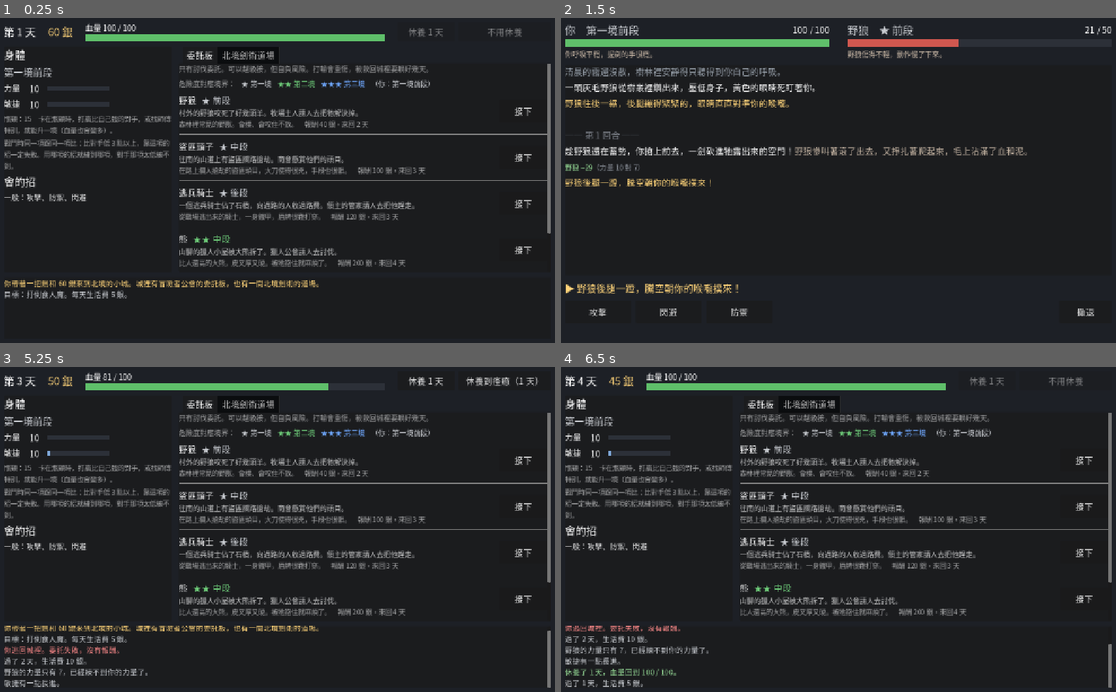
Above: before the commit, frames 1-4 (two rows, left to right).
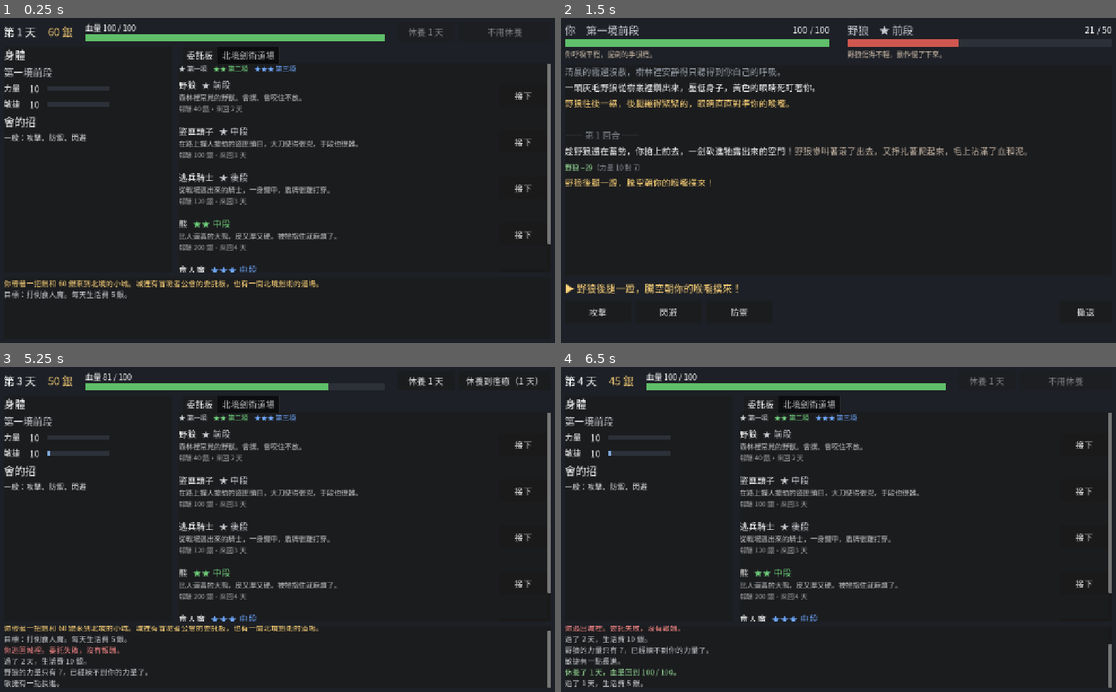
Above: after the commit, the same moments.

Repository: YPY1019/-
Game: Godot game, scene res://main.tscn
Two runs of this game, one before a commit and one after it. Both use one fixed random seed, a clock stepped at 60 frames per second and the inputs below.
Inputs:
- Up to frame 1 (0.25 s): no input
- Up to frame 2 (1.5 s): click "接下" at 0.5 s; click "攻擊" at 1.25 s
- Up to frame 3 (5.25 s): click "閃避" at 2 s; click "防禦" at 2.75 s; click "防禦" at 3.5 s; click "撤退" at 4.25 s; click "回到城裡" at 5 s
- Up to frame 4 (6.5 s): click "休養 1 天" at 5.75 s

The runs differ from the first frame. In frame 1, 10% of the frame differs, in the area x 0-100%, y 14-79%; in frame 2, nothing differs; in frame 3, 10%; in frame 4, 10%.

Commit message:
試玩修正：裂盾斬不能連用；師傅考驗放寬；招式階改叫基礎招／進階招／絕學；畫面說明清掉
Co-Authored-By: Claude Opus 5.5 <noreply@anthropic.com>

Diff:
--- a/冒險者模擬/scripts/battle/battle.gd
+++ b/冒險者模擬/scripts/battle/battle.gd
@@ -62,12 +62,16 @@
 	return ev
 
 
-## 給畫面用：這回合手上的招
+## 給畫面用：這回合手上的招。weak = 這回合會因為數值差太多而失敗（寫哪一項不足）
 func hand_options(actor: Combatant) -> Array:
 	var list := []
+	var foe := _first_alive(enemies)
 	for id in actor.hand:
 		var m: Dictionary = MoveData.MOVES[id]
-		list.append({"id": id, "name": m["name"], "desc": m["desc"], "basic": MoveData.is_basic(id)})
+		var weak := ""
+		if foe != null and resolve(actor, id, foe).get("failed", false):
+			weak = GrowthData.NAMES[m["stat"]] + "不足"
+		list.append({"id": id, "name": m["name"], "desc": m["desc"], "basic": MoveData.is_basic(id), "weak": weak})
 	return list
 
 
@@ -177,6 +181,9 @@
 		else:
 			# 一般招和學來的招放在同一個池子裡抽，沒有永遠都在的招
 			var pool: Array = MoveData.BASIC + ally.adventurer.learned
+			# 收招慢的招（裂盾斬），用完下回合不能再用
+			if not ally.used.is_empty() and MoveData.MOVES[ally.used[-1]].get("no_repeat", false):
+				pool.erase(ally.used[-1])
 			var n := mini(pool.size(), HAND_MAX)
 			if ally.next_status.has("off_balance"):
 				n -= 1
--- a/冒險者模擬/scripts/data/enemy_data.gd
+++ b/冒險者模擬/scripts/data/enemy_data.gd
@@ -257,7 +257,7 @@
 		"hp": 999, "str": 15, "agi": 15, "armor": "light", "traits": [], "pron": "他", "hide_hp": true, "realm": 1,
 		"weapon": "木劍", "guard": "架勢",
 		"scene": ["道場的木地板擦得發亮，牆上掛著一排木劍。窗外下著雪。"],
-		"start": ["師傅丟給你一把木劍，自己也拿起一把，隨手挽了個劍花：「三招。接住了，第 2 階就教你。」"],
+		"start": ["師傅丟給你一把木劍，自己也拿起一把，隨手挽了個劍花：「三招。接住了，進階招就教你。」"],
 		"actions": {
 			"cut": {"type": "sweep", "w": 35, "power": 1.0,
 				"tell": ["師傅把木劍往身側拉得很開，腰一扭，像一張拉滿的弓。", "師傅腳下一錯，木劍往旁邊一拉，腰跟著扭了過去。"],
@@ -265,7 +265,7 @@
 			"thrust": {"type": "thrust", "w": 30, "power": 1.0,
 				"tell": ["師傅壓低身子，木劍的劍尖直直對準你的胸口，一動也不動。", "師傅往前踏了半步，劍尖穩穩指著你的心口。"],
 				"hit": ["木劍的劍尖戳在你的胸口，你一口氣差點喘不上來。", "劍尖點在你的肩窩，你整條手臂一軟。"]},
-			"cleave": {"type": "smash", "w": 35, "power": 1.3,
+			"cleave": {"type": "smash", "w": 35, "power": 1.1,
 				"tell": ["師傅雙手把木劍高高舉過頭頂，整個人沉了下去，像一座山。", "師傅把木劍高高舉起，眼神一下子變得很冷。"],
 				"hit": ["木劍重重劈在你的肩膀上，你的膝蓋一軟，差點跪下去。", "木劍敲在你的額頭上，「咚」的一聲，你眼前金星亂冒。"]},
 		},
@@ -279,7 +279,7 @@
 			"dying": ["師傅抹了一下額頭的汗。"],
 		},
 		"lose_text": "你單膝跪地，喘得說不出話。師傅的木劍停在你的頸邊：「還不行。回去再練。」",
-		"survive_text": "三招過去，你還站著。師傅收起木劍，點了點頭：「接得住。第 2 階，我教你。」",
+		"survive_text": "三招過去，你還站著。師傅收起木劍，點了點頭：「接得住。進階招，我教你。」",
 		"flee_text": "你舉手認輸。師傅收起木劍：「想清楚了再來。」",
 	},
 }
--- a/冒險者模擬/scripts/data/move_data.gd
+++ b/冒險者模擬/scripts/data/move_data.gd
@@ -16,6 +16,7 @@
 ##   good  true = 這招剋這種類型。比較容易出現在選項裡（高手見招拆招）
 ## vs_big：對體型大的對手用的版本。
 ## self：用完之後自己的狀態（off_balance：下回合不能閃避、選項少一個）。
+## no_repeat：用完下回合不能再用。
 ## stat：這招靠哪個基礎數值（str 力量、agi 敏捷）。跟對手的同一項比，決定成不成功、打多痛；用了也會練到這個數值。
 ## fail：數值比對手低太多（見 GrowthData.FAIL_GAP）時的結果。招有效果（掃倒、破防、掙脫…）或能少挨打時才會失敗。
 ##   沒寫 take 的話，對手出手就照樣挨打。
@@ -194,7 +195,8 @@
 		},
 	},
 	"heavy": {
-		"name": "裂盾斬", "stat": "str", "desc": "雙手全力一擊，盔甲盾牌都擋不住。對方防守、蓄勢、露出破綻時才是大招：能打破防守、打斷蓄勢（力氣要夠，體型大的打不斷）。對方正在出手時用，威力只跟普通攻擊差不多，挨打還更痛。用完收招慢，下回合不能閃避、選項少一個。",
+		"name": "裂盾斬", "stat": "str", "desc": "雙手全力一擊，穿透盔甲盾牌。對方防守、蓄勢、露出破綻時才是大招（能破防、打斷蓄勢）；對方正在出手時只跟攻擊差不多，還挨得更痛。收招慢：下回合不能閃避，也不能再用裂盾斬。",
+		"no_repeat": true,
 		"fail": {"deal": 1.0, "text": ["你全力一劍劈下，{name}卻硬生生扛住了，紋風不動。", "你雙手一劍劈下去，{name}的力氣比你大，連晃都沒晃。"]},
 		"self": "off_balance",
 		"pierce": true,
--- a/冒險者模擬/scripts/data/school_data.gd
+++ b/冒險者模擬/scripts/data/school_data.gd
@@ -3,22 +3,23 @@
 
 ## 流派：北境劍術。只有資料。
 ##
-## 第 1 階：交學費就教。
-## 第 2、3 階：錢沒用，要師傅認可（通過考驗），而且數值要到門檻。
+## 招式分三階，畫面上叫基礎招、進階招、絕學（暫定，跟「第二境」分開）。
+## 基礎招：交學費就教。
+## 進階招、絕學：錢沒用，要師傅認可（通過考驗），而且數值要到門檻。
 ## 特訓：付錢請師傅帶你過瓶頸（加快，不是買）。
 
 const NAME := "北境劍術"
 const MASTER_ENEMY := "master"
 
 const TIERS := [
-	{"tier": 1, "moves": ["parry", "sweep_kick", "heavy"], "cost": 60, "days": 3,
+	{"tier": 1, "name": "基礎招", "moves": ["parry", "sweep_kick", "heavy"], "cost": 60, "days": 3,
 		"exam": "", "exam_name": ""},
-	{"tier": 2, "moves": ["redirect", "disarm", "break_free"], "cost": 0, "days": 5,
+	{"tier": 2, "name": "進階招", "moves": ["redirect", "disarm", "break_free"], "cost": 0, "days": 5,
 		"exam": "spar", "exam_name": "接住我三招",
-		"exam_desc": "跟師傅用木劍過招三回合。撐過三回合、血掉不到三成就算通過。師傅的力量、敏捷都是 15，差太多的話擋不住也閃不掉。花 1 天，不會真的受傷。"},
-	{"tier": 3, "moves": ["vital", "combo"], "cost": 0, "days": 7,
+		"exam_desc": "跟師傅木劍過招三回合，血掉不到四成就過。"},
+	{"tier": 3, "name": "絕學", "moves": ["vital", "combo"], "cost": 0, "days": 7,
 		"exam": "bear", "exam_name": "去打倒熊",
-		"exam_desc": "接熊的委託，打贏一次。"},
+		"exam_desc": "打贏熊一次。"},
 ]
 
 ## 招式的數值門檻（沒寫的 = 沒有門檻）
@@ -33,8 +34,8 @@
 ## 過招考驗
 const SPAR_DAYS := 1
 const SPAR_ROUNDS := 3
-## 血掉到這個比例以下就算輸（掉超過三成）
-const SPAR_YIELD := 0.7
+## 血掉到這個比例以下就算輸（掉超過四成）
+const SPAR_YIELD := 0.6
 
 ## 特訓過瓶頸：第 i 個是從 CAPS[i] 練到 CAPS[i+1]
 const TRAIN := [
--- a/冒險者模擬/scripts/game/town.gd
+++ b/冒險者模擬/scripts/game/town.gd
@@ -63,7 +63,7 @@
 func _check_bear_exam() -> Array:
 	if hero.approved_tier == 2 and hero.beaten.has("bear"):
 		hero.approved_tier = 3
-		return [_m("big", "師傅的考驗「去打倒熊」完成了。回道場就能學第 3 階的招。")]
+		return [_m("big", "師傅的考驗「去打倒熊」完成了。回道場就能學絕學。")]
 	return []
 
 
@@ -205,7 +205,7 @@
 	var st := {"passed": hero.approved_tier >= 2, "ok": false, "why": ""}
 	if not st["passed"]:
 		if not enrolled():
-			st["why"] = "先入門：學一招第 1 階的招"
+			st["why"] = "先入門：學一招基礎招"
 		else:
 			st["ok"] = true
 	return st
@@ -223,9 +223,9 @@
 	var msgs := []
 	if battle.result()["outcome"] == "survive":
 		hero.approved_tier = 2
-		msgs.append(_m("big", "通過考驗「接住我三招」！第 2 階的招可以學了（數值也要夠）。"))
+		msgs.append(_m("big", "通過考驗「接住我三招」！進階招可以學了（數值也要夠）。"))
 		if hero.beaten.has("bear"):
-			msgs.append(_m("info", "師傅：「聽說你打倒過熊？那第 3 階的考驗也算你過了。」"))
+			msgs.append(_m("info", "師傅：「聽說你打倒過熊？那絕學的考驗也算你過了。」"))
 			msgs.append_array(_check_bear_exam())
 	else:
 		msgs.append(_m("bad", "考驗沒過。"))
@@ -241,7 +241,7 @@
 	var st := {"available": true, "ok": false, "why": "", "cost": t["cost"], "days": t["days"],
 		"next": GrowthData.CAPS[hero.realm + 1]}
 	if not enrolled():
-		st["why"] = "先入門：學一招第 1 階的招"
+		st["why"] = "先入門：學一招基礎招"
 	elif not hero.stuck():
 		st["why"] = "還沒練到瓶頸"
 	elif hero.money < t["cost"]:
--- a/冒險者模擬/scripts/ui/battle_view.gd
+++ b/冒險者模擬/scripts/ui/battle_view.gd
@@ -190,6 +190,11 @@
 	UiKit.clear(move_row)
 	for opt in battle.hand_options(hero_c):
 		var b := UiKit.button(opt["name"], 150, 52)
+		if opt["weak"] != "":
+			# 數值差太多，這回合用了一定失敗
+			b.text = "%s\n%s" % [opt["name"], opt["weak"]]
+			b.add_theme_font_size_override("font_size", 17)
+			b.add_theme_color_override("font_color", Color(COLOR["damage_in"]))
 		b.tooltip_text = opt["desc"]
 		b.pressed.connect(_on_move.bind(opt["id"]))
 		b.mouse_entered.connect(_show_hint.bind(opt["id"]))
--- a/冒險者模擬/scripts/ui/town_view.gd
+++ b/冒險者模擬/scripts/ui/town_view.gd
@@ -137,6 +137,8 @@
 		var row := UiKit.hbox(10)
 		var n := UiKit.label(GrowthData.NAMES[s], 18)
 		n.custom_minimum_size.x = 48
+		n.tooltip_text = "戰鬥時跟對手的%s比。低 %d 點以上，靠%s的招一定失敗。" % [GrowthData.NAMES[s], GrowthData.FAIL_GAP, GrowthData.NAMES[s]]
+		n.mouse_filter = Control.MOUSE_FILTER_STOP
 		row.add_child(n)
 		var v := UiKit.label(str(h.stats[s]), 20)
 		v.custom_minimum_size.x = 30
@@ -152,8 +154,10 @@
 			cap.add_theme_color_override("font_color", Color(GOLD))
 			row.add_child(cap)
 		me_box.add_child(row)
-	me_box.add_child(UiKit.label("瓶頸：%d　卡在瓶頸時，打贏比自己強的對手，或找師傅特訓，就能升一境（血量也會變多）。" % h.cap(), 15, 0.6, true))
-	me_box.add_child(UiKit.label("戰鬥時同一項跟同一項比：比對手低 %d 點以上，靠這項的招一定失敗。用哪項的招就練到哪項，對手那項太低練不到。" % GrowthData.FAIL_GAP, 15, 0.6, true))
+	if h.stuck() and h.can_break_through():
+		var hint := UiKit.label("卡在瓶頸：打贏 %s 的對手，或去道場特訓" % "★".repeat(h.realm + 2), 16, 1.0, true)
+		hint.add_theme_color_override("font_color", Color(GOLD))
+		me_box.add_child(hint)
 
 	me_box.add_child(UiKit.heading("會的招"))
 	_move_line("一般", MoveData.BASIC)
@@ -195,16 +199,12 @@
 		var warn := UiKit.label("你現在帶著傷（血量 %d / %d）。血量會帶進下一場戰鬥。" % [h.hp, h.max_hp()], 17, 1.0, true)
 		warn.add_theme_color_override("font_color", Color(BAD))
 		board_box.add_child(warn)
-	board_box.add_child(UiKit.label("只有討伐委託。可以越級接，但自負風險。打輸會重傷，被救回城裡要躺好幾天。", 16, 0.6, true))
+	# 危險度的星數對應境界
 	var legend := UiKit.hbox(14)
-	legend.add_child(UiKit.label("危險度對應境界：", 16, 0.6))
 	for i in GrowthData.REALM_NAMES.size():
-		var l := UiKit.label("%s %s" % ["★".repeat(i + 1), GrowthData.REALM_NAMES[i]], 16)
+		var l := UiKit.label("%s %s" % ["★".repeat(i + 1), GrowthData.REALM_NAMES[i]], 15)
 		l.add_theme_color_override("font_color", Color(GrowthData.REALM_COLORS[i]))
 		legend.add_child(l)
-	var you := UiKit.label("（你：%s）" % h.realm_text(), 16)
-	you.add_theme_color_override("font_color", Color(h.realm_color()))
-	legend.add_child(you)
 	board_box.add_child(legend)
 	for id in EnemyData.ORDER:
 		var c: Dictionary = TownData.COMMISSIONS[id]
@@ -223,8 +223,10 @@
 		if h.beaten.has(id):
 			title_row.add_child(UiKit.label("（打贏過）", 18, 0.7))
 		info.add_child(title_row)
-		info.add_child(UiKit.label(c["text"], 16, 0.75, true))
-		info.add_child(UiKit.label("%s　報酬 %d 銀・來回 %d 天" % [e["blurb"], c["reward"], c["days"]], 15, 0.6, true))
+		info.add_child(UiKit.label(e["blurb"], 16, 0.75, true))
+		info.add_child(UiKit.label("報酬 %d 銀・來回 %d 天" % [c["reward"], c["days"]], 15, 0.6))
+		info.tooltip_text = c["text"]
+		info.mouse_filter = Control.MOUSE_FILTER_PASS
 		row.add_child(info)
 		var b := UiKit.button("接下", 110, 52)
 		b.size_flags_vertical = Control.SIZE_SHRINK_CENTER
@@ -240,10 +242,8 @@
 	UiKit.clear(dojo_box)
 	var h := town.hero
 	for t in SchoolData.TIERS:
-		dojo_box.add_child(UiKit.heading("第 %d 階" % t["tier"]))
+		dojo_box.add_child(UiKit.heading(t["name"]))
 		match t["exam"]:
-			"":
-				dojo_box.add_child(UiKit.label("交學費就教。每招 %d 銀，學 %d 天。" % [t["cost"], t["days"]], 16, 0.7, true))
 			"spar":
 				var st := town.spar_state()
 				_exam_line(t, st["passed"])
@@ -259,20 +259,17 @@
 					dojo_box.add_child(row)
 			"bear":
 				_exam_line(t, h.approved_tier >= 3)
-		if t["tier"] > 1:
-			dojo_box.add_child(UiKit.label("錢沒用。通過考驗、數值夠了，學一招 %d 天。" % t["days"], 16, 0.7, true))
 		for id in t["moves"]:
 			_move_row(id)
 		dojo_box.add_child(HSeparator.new())
 
-	dojo_box.add_child(UiKit.heading("特訓：過瓶頸"))
+	dojo_box.add_child(UiKit.heading("特訓"))
 	var tr := town.train_state()
 	if not tr["available"]:
 		dojo_box.add_child(UiKit.label("師傅：「我能帶你的，已經都帶了。」", 16, 0.7, true))
 		return
-	dojo_box.add_child(UiKit.label("現在的瓶頸是 %d。請師傅帶你苦練：%d 銀、%d 天 → 瓶頸 %d。" % [h.cap(), tr["cost"], tr["days"], tr["next"]], 16, 0.7, true))
 	var row := UiKit.hbox(12)
-	var b := UiKit.button("特訓", 120)
+	var b := UiKit.button("過瓶頸，升%s（%d 銀、%d 天）" % [GrowthData.REALM_NAMES[h.realm + 1], tr["cost"], tr["days"]], 320)
 	b.disabled = not tr["ok"]
 	b.tooltip_text = tr["why"]
 	b.pressed.connect(func(): _act(town.train()))
--- a/冒險者模擬/tests/sim.gd
+++ b/冒險者模擬/tests/sim.gd
@@ -20,6 +20,8 @@
 		["10/10 什麼都不會", 10, 10, 0, []],
 		["10/10 第1階", 10, 10, 0, T1],
 		["13/13 第1階", 13, 13, 0, T1],
+		["15/10 第1階", 15, 10, 0, T1],
+		["10/15 第1階", 10, 15, 0, T1],
 		["15/15 第1階", 15, 15, 0, T1],
 		["15/15 第1+2階", 15, 15, 0, T1 + T2],
 		["15/15 二境 1+2", 15, 15, 1, T1 + T2],
Not shown, changed: GAME_DESIGN.md
